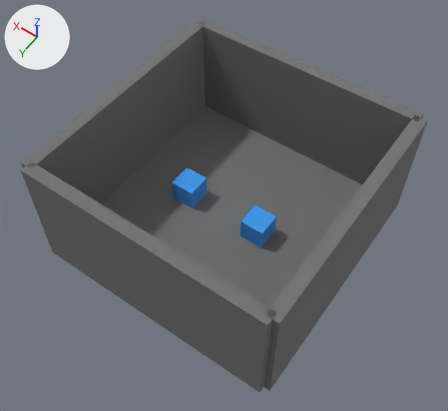
A saved change to the glTF model opy.glb.
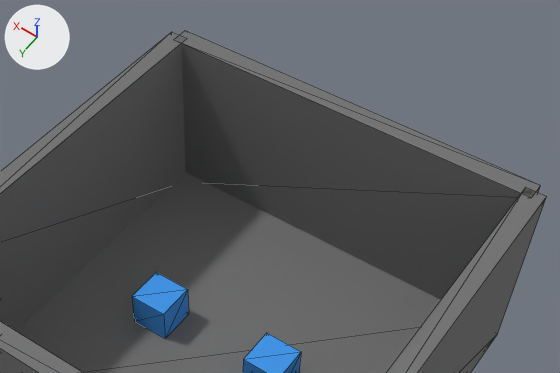
Each version appears first whole from a camera (50 mm lens) standing at (-8.73, 12.59, 20.89) and looking at (0.46, -0.27, 0.68), and next in a close-up on the part from 20% to 97% of the width and 0% to 56% of the height. The axes (+X, +Y, +Z) are drawn at upper left. The lights are the same throughout. The first two pictures are the older version. The close-ups show mesh edges as thin lines. Where no turn or scale is listed for an object, it has been applied to the vertices.

The scene before the commit, as lines of its bpy script (objects in view):
```python
me_mesh_0 = bpy.data.meshes.new('Mesh_0')
me_mesh_0.from_pydata(...)  # a box spanning x -0.5..0.5, y -0.5..0.5, z -0.5..0.5
me_mesh_0.materials.append(mat_material_0)  # grey #737373
me_mesh_1 = bpy.data.meshes.new('Mesh_1')
me_mesh_1.from_pydata(...)  # a box spanning x -0.5..0.5, y -0.5..0.5, z -0.5..0.5
me_mesh_1.materials.append(mat_material_1)  # blue #409cf2
ob_box = bpy.data.objects.new('Box', me_mesh_0)
ob_box.location = (0.0, 0.0, 0.25)
ob_box.scale = (10.0, 10.0, 0.5)
ob_box_004 = bpy.data.objects.new('Box.004', me_mesh_0)
ob_box_004.location = (5.0, 0.0, 2.5)
ob_box_004.rotation_euler = (0.0, 1.571, 0.0)  # degrees (0, 90, 0)
ob_box_004.scale = (5.0, 10.0, 0.5)
ob_shop_001 = bpy.data.objects.new('shop.001', me_mesh_1)
ob_shop_001.location = (-1.399, 0.0, 0.991)
# also in view: 'Box.003' at (-5.0, 0.0, 2.5); 'Box.002' at (0.0, -5.0, 2.5); 'Box.001' at (0.0, 5.0, 2.5); 'shop' at (2.0, 0.0, 0.99)
```
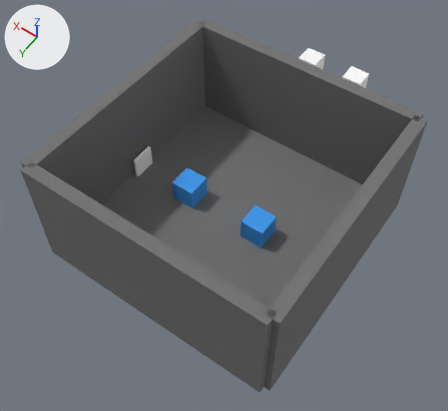
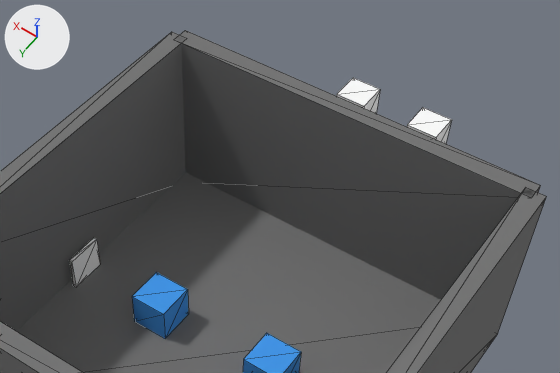
Boxes (x1, y1, x2, y2) around the edits, measured in the close-ups (560 x 373 px):
'iron', added: after (407, 108, 452, 144)
'vavite', added: after (337, 78, 380, 113)
'portal', added: after (69, 238, 100, 287)

Edits to the bpy script that builds the scene:
```text
Add mat_material_3:
    mat_material_3 = principled_material('Material_3')
    mat_material_3.base_color = (1.0, 1.0, 1.0)  # white #ffffff
    mat_material_3.roughness = 1.0
Add mat_material_2:
    mat_material_2 = principled_material('Material_2')
    mat_material_2.base_color = (1.0, 1.0, 1.0)  # white #ffffff
    mat_material_2.roughness = 1.0
Add me_mesh_3:
    me_mesh_3.from_pydata(...)  # a box spanning x -0.05..0.05, y -0.5..0.5, z -0.5..0.5
    me_mesh_3.materials.append(mat_material_3)  # white #ffffff
Add me_mesh_2:
    me_mesh_2.from_pydata(...)  # a box spanning x -0.5..0.5, y -0.5..0.5, z -0.5..0.5
    me_mesh_2.materials.append(mat_material_2)  # white #ffffff
Add ob_portal:
    ob_portal = bpy.data.objects.new('portal', me_mesh_3)
    ob_portal.location = (4.52, 0.0, 1.0)
Add ob_vavite:
    ob_vavite = bpy.data.objects.new('vavite', me_mesh_2)
    ob_vavite.location = (2.52, -10.9, 0.0)
Add ob_iron:
    ob_iron = bpy.data.objects.new('iron', me_mesh_2)
    ob_iron.location = (0.0, -10.9, 0.0)
```
